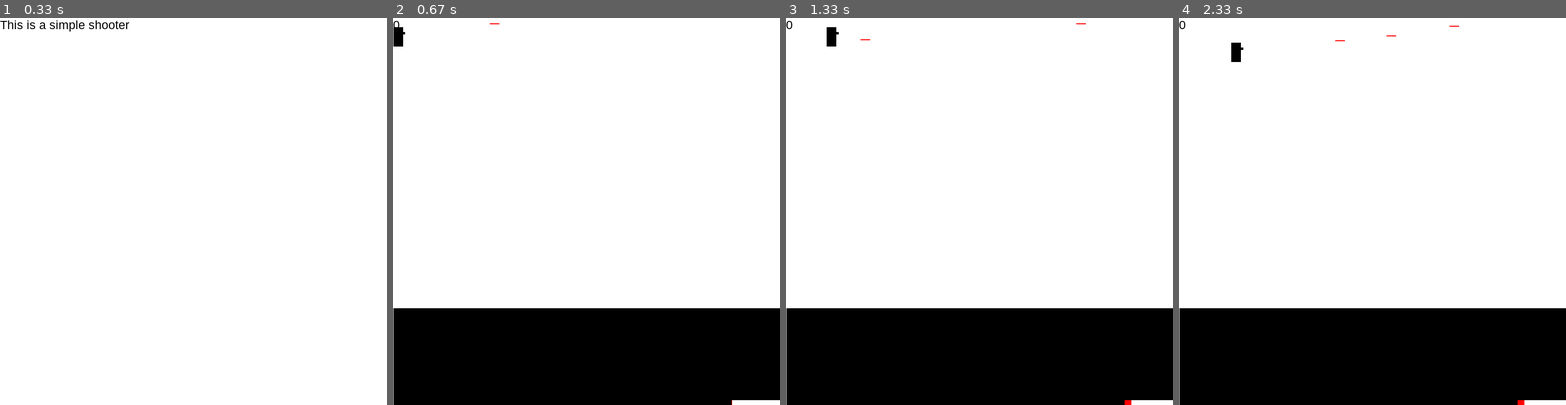
Above: before the commit, frames 1-4 (left to right).
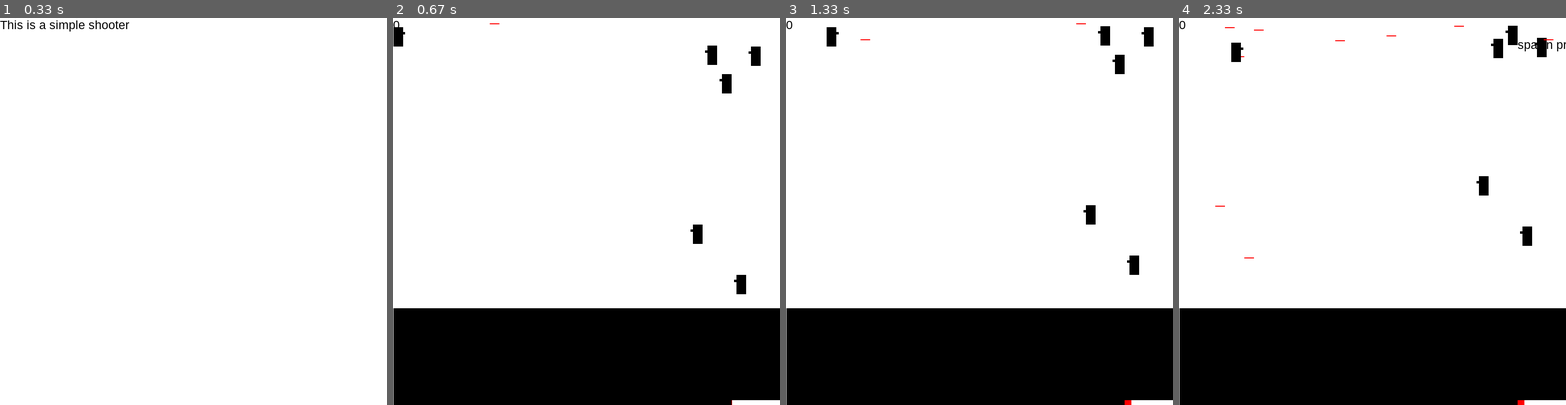
Above: after the commit, the same moments.

Repository: zwang20/SimpleShooter
Game: pygame game, started from project_ss.py
Same seed, same stepped clock (60 frames per second), same inputs: the game is played once before the commit and once after it.
Inputs:
- Up to frame 1 (0.33 s): no input
- Up to frame 2 (0.67 s): tap Space at 0.33 s
- Up to frame 3 (1.33 s): hold D 0.67-1.13 s; hold W from 1.17 s (still down); tap Space at 1.23 s
- Up to frame 4 (2.33 s): release W at 1.47 s; hold D 1.5-1.97 s; tap Space at 1.57, 1.87, 2.07 s; hold A from 2 s (still down)

Frame 1 is identical in both runs. In frame 2, 0.6% of the frame differs, in the area x 76-95%, y 7-72%; in frame 3, 0.6%; in frame 4, 0.8%, in the area x 9-100%, y 2-63%.

Commit message:
all kinds of update

Diff:
--- a/project_ss.py
+++ b/project_ss.py
@@ -3,6 +3,7 @@
 
 # modules
 import pygame
+import time
 from data import *  # Edward this works don't change it 'cause i don't know why
 from sge import *
 # Loading screen
@@ -73,6 +74,8 @@
 except:
     display_width = 800
 
+ground_height = 200 # try not to hard code
+
 sge_clear()
 sge_print(string='Adjusting size')
 pygame.display.update()
@@ -109,24 +112,18 @@
         self.harmful = harmful
         if harmful:
             Bullet.bad.append(self)
+            temp = -50
         else:
             Bullet.good.append(self)
+            temp = 25
+        sge_print(game_display, 'Pew', x + temp, y)
 
     def move(self):
         self.x -= Bullet.speed if self.harmful else -Bullet.speed
-        if self.x > 700 or self.x < 0:
+        if self.x > 800 or self.x < 0:
             self.despawn()
 
     def display(self):
-        if self.harmful:
-            sge_rect(  # TRIGGERD
-            x=self.x,
-            y=self.y,
-            height=Bullet.length,
-            width=Bullet.width,
-            colour=red
-            )
-        else:
             sge_rect(game_display, self.x, self.y, Bullet.length, Bullet.width, red)
 
     def despawn(self):
@@ -137,6 +134,8 @@
 
 
 class Enemy:
+    offset = 10
+    limit = 4
     width = 20
     height = 40
     family = []
@@ -144,19 +143,25 @@
     def __init__(self, difficulty='normal'):
         self.spawn()
         if difficulty == "normal":
+            self.speed = 1
+            self.fire_cooldown = 1
+        elif difficulty == "hard":
             self.speed = 3
-        elif difficulty == "hard":
+            self.fire_cooldown = 0.5
+        elif difficulty == "hell":
             self.speed = 5
-        elif difficulty == "hell":
-            self.speed = 10
+            self.fire_cooldown = 0.3
         else:
             self.speed = 0
+            self.fire_cooldown = 1
         self.dir = "up"
+        self.fire_timer = time.time()
+        self.spawn_protect = time.time()
         Enemy.family.append(self)
 
     def spawn(self):
-        self.x = display_width - Enemy.width - 10
-        self.y = randint(0, display_height - Enemy.height)
+        self.x = display_width - Enemy.width - Enemy.offset
+        self.y = randint(0, display_height - ground_height - Enemy.height)
 
     def display(self):
         sge_rect(game_display, self.x, self.y, Enemy.width, Enemy.height)
@@ -168,6 +173,28 @@
             self.dir = "down"
         elif self.y > 580 - self.speed:
             self.dir = "up"
+
+    def fire(self):
+        if time.time() - self.fire_timer >= self.fire_cooldown:
+            self.fire_timer = time.time()
+            Bullet(self.x - 5, self.y + 7, True)
+
+    def get_hit(self): # checks if an enemy gets hit and respond accordingly
+        for bullet in Bullet.good:
+            if self.x <= bullet.x <= self.x + Enemy.width and self.y <= bullet.y <= self.y + Enemy.height:
+                    if time.time() - self.spawn_protect > 3:
+                        self.despawn()
+                        bullet.despawn()
+                    else:
+                        sge_print(game_display, "spawn protection", self.x - Enemy.height, self.y)
+
+    def despawn(self):
+            Enemy.family.remove(self)
+
+    def smart_spawn():
+        if len(Enemy.family) <= Enemy.limit:
+            Enemy.offset += 30
+            Enemy("normal")
 
 
 def ss_init():
@@ -222,15 +249,8 @@
         ss_init()
         ss_run = True
         ss_pos = [0, 0]
-        ss_bad_pos = [500, 500]
-        ss_bullets = []
-        ss_bad_bullets = []
         ss_cooldown = 0
-        ss_bad_cooldown = 0
         ss_score = 0
-        ss_bad_move_cooldown = 0
-
-        Enemy()
 
         while ss_run:
             sge_clear(game_display)
@@ -253,7 +273,7 @@
                 if ss_pos[1] > 0:
                     ss_pos[1] -= 4
             if keys[pygame.K_d]:  # Right
-                if ss_pos[0] < 780:
+                if ss_pos[0] < 300:
                     ss_pos[0] += 3
             if keys[pygame.K_a]:  # Left
                 if ss_pos[0] > 0:
@@ -274,90 +294,26 @@
             if ss_cooldown%5 == 0:
                 if ss_fire == True:
                     if ss_cooldown < 90:
-                        sge_print(game_display, 'Pew', ss_pos[0]+20, ss_pos[1])
                         Bullet(ss_pos[0]+20, ss_pos[1]+10, False)
-                        # ss_bullets.append([ss_pos[0]+20, ss_pos[1]+10])
                         ss_cooldown += 20
             if ss_cooldown > 0:
                 ss_cooldown -= 1
 
-            # display
-            for bullet in Bullet.good:
+            # DISPLAY
+            sge_rect(game_display, 700, 790, 100, 10, white)
+            sge_rect(game_display, 700, 790, ss_cooldown, 10, red)
+
+            for enemy in Enemy.family:
+                enemy.move()
+                enemy.get_hit()
+                enemy.display()
+                enemy.fire()
+
+            for bullet in Bullet.good + Bullet.bad:
                 bullet.display()
                 bullet.move()
 
-            # TODO
-
-            # Bullets Move
-            # ss_bullets_temp = []
-            # ss_temp = True
-            # for i in ss_bullets:
-            #     ss_bullet(i[0],i[1])
-            #     if i[0] in range(500, 520):
-            #         if i[1] in range(500, 540):
-            #             ss_score +=1
-            #             ss_temp = False
-            #     if i[0] < 700 and ss_temp:
-            #             ss_bullets_temp.append([i[0]+10,i[1]])
-            #     ss_temp = True
-
-                # Bullets Despawn
-            # del ss_temp
-
-            # ss_bullets = ss_bullets_temp
-            # del ss_bullets_temp
-
-            # Bullet cooldowm
-            sge_rect(game_display, 700, 790, 100, 10, white)
-            sge_rect(game_display, 700, 790, ss_cooldown, 10, red)
-
-            for enemy in Enemy.family:
-                enemy.move()
-
-            # Enemy
-            # if not Enemy.family:
-            #     enemy = Enemy()
-            # enemy.display()
-
-            # Bad
-            # ss_bullets_temp = []
-            # ss_temp = True
-            # for i in ss_bad_bullets:
-            #     ss_bullet(i[0], i[1], red)
-            #     if i[0] in range(ss_pos[0], ss_pos[0]+20):
-            #         if i[1] in range(ss_pos[1], ss_pos[1]+40):
-            #             ss_score -= 10
-            #             ss_temp = False
-            #     if i[0] > 0 and ss_temp:
-            #         ss_bullets_temp.append([i[0]-10,i[1]])
-            #     ss_temp = True
-            # ss_bad_bullets = ss_bullets_temp
-            # del ss_temp
-            # del ss_bullets_temp
-
-            # Enemy Moves
-            # if ss_bad_move_cooldown == 0:
-            #     ss_temp_direction = ss_bad_ai(0, 0, ss_bad_pos[0], ss_bad_pos[1])
-            #     ss_bad_move_cooldown +=30
-            # if ss_score >= 100:
-            #     if ss_temp_direction == 'n':
-            #         ss_bad_pos = [ss_bad_pos[0], ss_bad_pos[1]-1]
-            #     elif ss_temp_direction == 'e':
-            #         ss_bad_pos = [ss_bad_pos[0]+1, ss_bad_pos[1]]
-            #     elif ss_temp_direction == 's':
-            #         ss_bad_pos = [ss_bad_pos[0], ss_bad_pos[1]+1]
-            #     elif ss_temp_direction == 'w':
-            #         ss_bad_pos = [ss_bad_pos[0]-1, ss_bad_pos[1]]
-
-            # if ss_bad_cooldown == 0:
-            #     ss_bad_bullets.append([randint(600,800),randint(0,600)])
-            #     ss_bad_cooldown += 10
-            #
-            # if ss_bad_cooldown > 0:
-            #     ss_bad_cooldown -= 1
-            #
-            # if ss_bad_move_cooldown > 0:
-            #     ss_bad_move_cooldown -= 1
+            Enemy.smart_spawn()
 
             sge_print(game_display, ss_score)
             ss_player(ss_pos[0], ss_pos[1])
